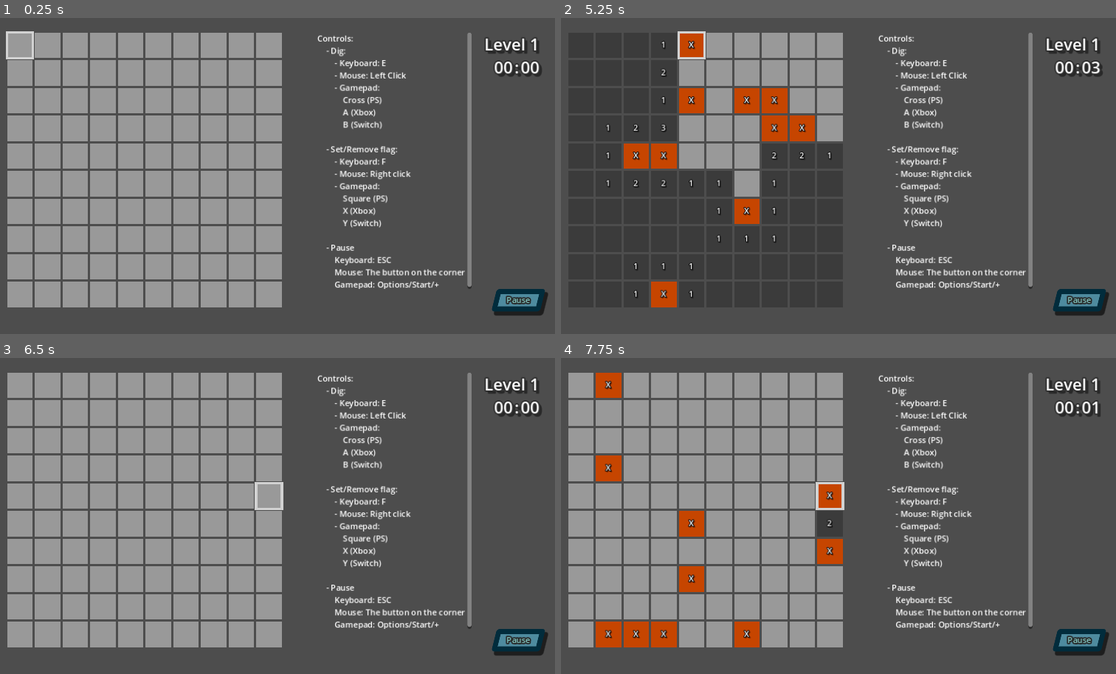
Above: before the commit, frames 1-4 (two rows, left to right).
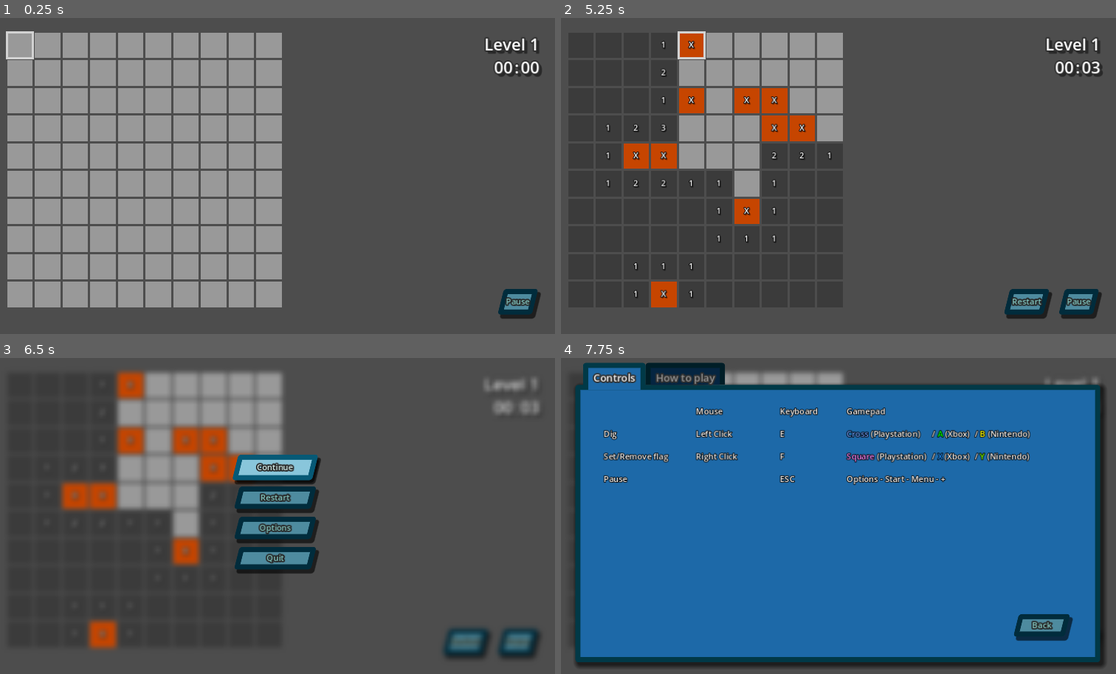
Above: after the commit, the same moments.

Repository: ClovCG/mine-project
Game: Godot game, scene res://Scenes/game.tscn
Same seed, same stepped clock (60 frames per second), same inputs: the game is played once before the commit and once after it.
Inputs (mouse positions are in pixels of both pictures, inside the frame that each line leads up to):
- Up to frame 1 (0.25 s): no input
- Up to frame 2 (5.25 s): click "Pause" at 0.5 s; click "Restart" at 1.25 s; tap Enter at 2 s; move the mouse to (583, 46) at 2.02 s; tap E (accept) at 2.1, 2.85, 3.8, 4.25, 4.35, 5.1 s; click (583, 46) at 2.17 s; tap Escape (start) at 2.75, 5 s; move the mouse to (610, 46) at 2.77 s; click (610, 46) at 2.92 s; move the mouse to (638, 46) at 3.52 s; tap F (set_flag) at 3.6 s; click (638, 46) at 3.67 s; move the mouse to (666, 46) at 4.27 s; click (666, 46) at 4.42 s; move the mouse to (694, 46) at 5.02 s; click (694, 46) at 5.17 s
- Up to frame 3 (6.5 s): tap Escape (start) at 5.65 s; click "Restart" at 5.75 s
- Up to frame 4 (7.75 s): click (838, 528) at 6.5 s, where only the run after the commit has a clickable "Options"; click (838, 497) at 7.25 s, where only the run after the commit has a clickable "Controls"

The runs differ from the first frame. In frame 1, 3.4% of the frame differs, in the area x 57-99%, y 4-96%; in frame 2, 4.1%; in frame 3, 40%; in frame 4, 88%, in the area x 1-99%, y 1-98%.

Commit message:
Modified game scene.

Diff:
--- /dev/null
+++ b/Scenes/PackedScenes/PauseMenu/controls_menu.tscn
@@ -0,0 +1,150 @@
+[gd_scene load_steps=10 format=3 uid="uid://bgtx6g811smyk"]
+
+[ext_resource type="Script" path="res://Scripts/PauseMenu/controls_menu.gd" id="1_ogip6"]
+[ext_resource type="Theme" uid="uid://dxgmy2frydty" path="res://Resources/UI/Button/button_theme.tres" id="2_glue1"]
+
+[sub_resource type="StyleBoxFlat" id="StyleBoxFlat_0lw2v"]
+content_margin_left = 40.0
+content_margin_top = 30.0
+content_margin_right = 30.0
+content_margin_bottom = 30.0
+bg_color = Color(0.114067, 0.410963, 0.65728, 1)
+border_width_left = 10
+border_width_top = 10
+border_width_right = 10
+border_width_bottom = 10
+border_color = Color(0.00486805, 0.223553, 0.277288, 1)
+corner_radius_top_left = 5
+corner_radius_top_right = 5
+corner_radius_bottom_right = 5
+corner_radius_bottom_left = 5
+shadow_size = 10
+shadow_offset = Vector2(5, 5)
+
+[sub_resource type="StyleBoxEmpty" id="StyleBoxEmpty_fc111"]
+
+[sub_resource type="StyleBoxFlat" id="StyleBoxFlat_k5d6i"]
+content_margin_left = 20.0
+content_margin_top = 15.0
+content_margin_right = 20.0
+bg_color = Color(0.0528584, 0.249479, 0.41635, 1)
+border_width_left = 10
+border_width_top = 10
+border_width_right = 10
+border_color = Color(0, 0.121569, 0.152941, 1)
+corner_radius_top_left = 5
+corner_radius_top_right = 5
+
+[sub_resource type="StyleBoxFlat" id="StyleBoxFlat_enxmp"]
+content_margin_left = 20.0
+content_margin_top = 15.0
+content_margin_right = 20.0
+bg_color = Color(0.113725, 0.411765, 0.658824, 1)
+border_width_left = 10
+border_width_top = 10
+border_width_right = 10
+border_color = Color(0.00392157, 0.223529, 0.278431, 1)
+corner_radius_top_left = 5
+corner_radius_top_right = 5
+expand_margin_bottom = 10.0
+
+[sub_resource type="StyleBoxFlat" id="StyleBoxFlat_ao21f"]
+content_margin_left = 20.0
+content_margin_top = 15.0
+content_margin_right = 20.0
+bg_color = Color(0.0187011, 0.146466, 0.25476, 1)
+border_width_left = 10
+border_width_top = 10
+border_width_right = 10
+border_color = Color(0.00129975, 0.119752, 0.154192, 1)
+corner_radius_top_left = 5
+corner_radius_top_right = 5
+
+[sub_resource type="Theme" id="Theme_u534j"]
+TabContainer/colors/font_outline_color = Color(0.188235, 0.188235, 0.188235, 1)
+TabContainer/colors/font_unselected_color = Color(0.564706, 0.564706, 0.564706, 1)
+TabContainer/constants/outline_size = 10
+TabContainer/font_sizes/font_size = 20
+TabContainer/styles/panel = SubResource("StyleBoxFlat_0lw2v")
+TabContainer/styles/tab_focus = SubResource("StyleBoxEmpty_fc111")
+TabContainer/styles/tab_hovered = SubResource("StyleBoxFlat_k5d6i")
+TabContainer/styles/tab_selected = SubResource("StyleBoxFlat_enxmp")
+TabContainer/styles/tab_unselected = SubResource("StyleBoxFlat_ao21f")
+
+[sub_resource type="StyleBoxEmpty" id="StyleBoxEmpty_t34ve"]
+
+[node name="ControlsMenu" type="TabContainer"]
+anchors_preset = 15
+anchor_right = 1.0
+anchor_bottom = 1.0
+offset_left = 64.0
+offset_top = 31.0
+offset_right = -64.0
+offset_bottom = -32.0
+grow_horizontal = 2
+grow_vertical = 2
+theme = SubResource("Theme_u534j")
+theme_override_constants/side_margin = 15
+theme_override_font_sizes/font_size = 20
+current_tab = 0
+script = ExtResource("1_ogip6")
+
+[node name="Controls" type="PanelContainer" parent="."]
+layout_mode = 2
+theme_override_styles/panel = SubResource("StyleBoxEmpty_t34ve")
+metadata/_tab_index = 0
+
+[node name="Controls_Text" type="RichTextLabel" parent="Controls"]
+layout_mode = 2
+theme_override_colors/default_color = Color(0.941176, 0.941176, 0.941176, 1)
+theme_override_constants/table_v_separation = 20
+theme_override_constants/table_h_separation = 30
+theme_override_constants/outline_size = 5
+theme_override_font_sizes/normal_font_size = 16
+bbcode_enabled = true
+text = "[table=4]
+	[cell][/cell][cell]Mouse	[/cell][cell]Keyboard		[/cell][cell]Gamepad[/cell]
+	[cell]Dig[/cell][cell]Left Click	[/cell][cell]E[/cell][cell][color=cornflowerblue]Cross [/color](Playstation) 		/ [color=green]A[/color] (Xbox)	/ [color=yellow]B[/color] (Nintendo)[/cell]
+	[cell]Set/Remove flag		[/cell][cell]Right Click				[/cell][cell]F[/cell][cell][color=violet]Square[/color] (Playstation)	/ [color=dodgerblue]X[/color] (Xbox)	/ [color=lawngreen]Y[/color] (Nintendo)[/cell]
+	[cell]Pause[/cell][cell][/cell][cell]ESC[/cell][cell]Options - Start - Menu - +[/cell]
+[/table]"
+drag_and_drop_selection_enabled = false
+
+[node name="HowToPlay" type="RichTextLabel" parent="."]
+visible = false
+layout_mode = 2
+theme_override_colors/default_color = Color(0.941176, 0.941176, 0.941176, 1)
+theme_override_constants/outline_size = 5
+theme_override_constants/line_separation = -2
+theme_override_font_sizes/normal_font_size = 20
+text = "The goal of this game is clearing all the tiles on the field without touching any mines.
+
+
+Each tile has a number indicating how many mines are on their immediately adjacent tiles. If the tile has no number, it means there are no mines around and will automatically clear its adjacent tiles as well.
+
+
+The level is cleared when all the tiles without mines are clear. This unlocks the next level, which has an extra mine.
+Clearing a tile with a mine will result in a game over and will reveal the location of all mines in the field.
+
+
+With this information in mind, I wish you good luck and happy digging!
+
+"
+metadata/_tab_index = 1
+
+[node name="Node2D" type="Node2D" parent="."]
+position = Vector2(860, 431)
+
+[node name="BackButton" type="Button" parent="Node2D"]
+anchors_preset = 8
+anchor_left = 0.5
+anchor_top = 0.5
+anchor_right = 0.5
+anchor_bottom = 0.5
+offset_top = 59.0
+offset_right = 100.0
+offset_bottom = 102.0
+grow_horizontal = 2
+grow_vertical = 2
+theme = ExtResource("2_glue1")
+text = "Back"
--- a/Scenes/PackedScenes/PauseMenu/options_menu.tscn
+++ b/Scenes/PackedScenes/PauseMenu/options_menu.tscn
@@ -18,3 +18,6 @@
 layout_mode = 2
 theme = ExtResource("1_1tiv2")
 text = "Back"
+
+[connection signal="gui_input" from="ControlsButton" to="." method="_on_controls_input_pressed"]
+[connection signal="pressed" from="ControlsButton" to="." method="_on_controls_pressed"]
--- a/Scenes/PackedScenes/PauseMenu/pause_menu.tscn
+++ b/Scenes/PackedScenes/PauseMenu/pause_menu.tscn
@@ -1,9 +1,10 @@
-[gd_scene load_steps=5 format=3 uid="uid://ck5r3o4fypx2n"]
+[gd_scene load_steps=6 format=3 uid="uid://ck5r3o4fypx2n"]
 
 [ext_resource type="Material" uid="uid://sx4trf4408mv" path="res://Resources/UI/PauseMenu/bg_material.tres" id="1_b2vau"]
 [ext_resource type="Script" path="res://Scripts/PauseMenu/pause_menu.gd" id="1_v670g"]
 [ext_resource type="Theme" uid="uid://dxgmy2frydty" path="res://Resources/UI/Button/button_theme.tres" id="2_30780"]
 [ext_resource type="PackedScene" uid="uid://cdhmib3fb0jq4" path="res://Scenes/PackedScenes/PauseMenu/options_menu.tscn" id="4_w0a2l"]
+[ext_resource type="PackedScene" uid="uid://bgtx6g811smyk" path="res://Scenes/PackedScenes/PauseMenu/controls_menu.tscn" id="5_uyplr"]
 
 [node name="PauseMenu" type="Control"]
 layout_mode = 3
@@ -74,6 +75,10 @@
 grow_horizontal = 2
 grow_vertical = 2
 
+[node name="ControlsMenu" parent="." instance=ExtResource("5_uyplr")]
+visible = false
+layout_mode = 1
+
 [connection signal="gui_input" from="PauseMenu_Main/ContinueButton" to="." method="_on_continue_input_pressed"]
 [connection signal="pressed" from="PauseMenu_Main/ContinueButton" to="." method="_on_continue_pressed"]
 [connection signal="gui_input" from="PauseMenu_Main/RestartButton" to="." method="_on_restart_input_pressed"]
--- a/Scenes/game.tscn
+++ b/Scenes/game.tscn
@@ -7,6 +7,7 @@
 [ext_resource type="Script" path="res://Scripts/PauseMenu/pause_button.gd" id="3_lhsww"]
 [ext_resource type="LabelSettings" uid="uid://dc77krh0acv41" path="res://Resources/UI/Timer/timer_label_settings.tres" id="4_5f4hn"]
 [ext_resource type="Script" path="res://Scripts/Timer/timer_ui.gd" id="4_x2sf4"]
+[ext_resource type="Script" path="res://Scripts/Level/next_level_button.gd" id="5_xpysv"]
 [ext_resource type="Script" path="res://Scripts/Level/level_ui.gd" id="6_aum0h"]
 [ext_resource type="PackedScene" uid="uid://ck5r3o4fypx2n" path="res://Scenes/PackedScenes/PauseMenu/pause_menu.tscn" id="8_cf6d8"]
 
@@ -18,25 +19,39 @@
 offset_top = 50.0
 offset_right = 550.0
 offset_bottom = 550.0
-focus_neighbor_right = NodePath("../PauseButton")
-focus_next = NodePath("../PauseButton")
-focus_previous = NodePath("../PauseButton")
 focus_mode = 2
 columns = 10
 script = ExtResource("2_kcg7k")
 rows = 10
 
-[node name="PauseButton" type="Button" parent="."]
-offset_left = 1000.0
+[node name="ButtonContainer" type="HBoxContainer" parent="."]
+custom_minimum_size = Vector2(200, 50)
+layout_direction = 3
+offset_left = -1080.0
 offset_top = 550.0
-offset_right = 1095.0
-offset_bottom = 592.0
-focus_neighbor_left = NodePath("../GridContainer")
-focus_next = NodePath("../GridContainer")
-focus_previous = NodePath("../GridContainer")
+offset_right = -880.0
+offset_bottom = 600.0
+focus_mode = 2
+theme_override_constants/separation = 30
+
+[node name="PauseButton" type="Button" parent="ButtonContainer"]
+layout_mode = 2
+size_flags_stretch_ratio = 2.85
+focus_neighbor_left = NodePath("../NextLevelButton")
+focus_previous = NodePath("../NextLevelButton")
 theme = ExtResource("3_1hsi1")
 text = "Pause"
 script = ExtResource("3_lhsww")
+
+[node name="NextLevelButton" type="Button" parent="ButtonContainer"]
+visible = false
+layout_mode = 2
+focus_neighbor_right = NodePath("../PauseButton")
+focus_next = NodePath("../../GridContainer")
+focus_previous = NodePath("../PauseButton")
+theme = ExtResource("3_1hsi1")
+text = "Next Level"
+script = ExtResource("5_xpysv")
 
 [node name="IngameTimer" type="Node" parent="."]
 script = ExtResource("3_7rdib")
@@ -83,46 +98,6 @@
 horizontal_alignment = 2
 script = ExtResource("6_aum0h")
 
-[node name="TODOText" type="RichTextLabel" parent="."]
-visible = false
-offset_left = 655.0
-offset_top = 351.0
-offset_right = 956.0
-offset_bottom = 595.0
-text = "TODO:
-	- How to play menu
-	- On win/lose:
-		- Show restart/next level button
-		- Show exit button
-		- Block pause"
-
-[node name="ControlsText" type="RichTextLabel" parent="."]
-offset_left = 655.0
-offset_top = 50.0
-offset_right = 956.0
-offset_bottom = 550.0
-text = "Controls:
-	- Dig:
-		- Keyboard: E
-		- Mouse: Left Click
-		- Gamepad:
-			Cross (PS)
-			A (Xbox)
-			B (Switch)
-
-	- Set/Remove flag:
-		- Keyboard: F
-		- Mouse: Right click
-		- Gamepad:
-			Square (PS)
-			X (Xbox)
-			Y (Switch)
-
-	- Pause
-		Keyboard: ESC
-		Mouse: The button on the corner
-		Gamepad: Options/Start/+"
-
 [node name="PauseMenu" parent="." instance=ExtResource("8_cf6d8")]
 visible = false
 anchors_preset = 0
@@ -133,5 +108,7 @@
 grow_horizontal = 1
 grow_vertical = 1
 
-[connection signal="gui_input" from="PauseButton" to="PauseButton" method="_on_pause_button_input_pressed"]
-[connection signal="pressed" from="PauseButton" to="PauseButton" method="_on_pause_button_pressed"]
+[connection signal="gui_input" from="ButtonContainer/PauseButton" to="ButtonContainer/PauseButton" method="_on_pause_button_input_pressed"]
+[connection signal="pressed" from="ButtonContainer/PauseButton" to="ButtonContainer/PauseButton" method="_on_pause_button_pressed"]
+[connection signal="gui_input" from="ButtonContainer/NextLevelButton" to="ButtonContainer/NextLevelButton" method="_on_next_level_input_pressed"]
+[connection signal="pressed" from="ButtonContainer/NextLevelButton" to="ButtonContainer/NextLevelButton" method="_on_next_level_pressed"]
--- a/Scripts/Game/mine_grid.gd
+++ b/Scripts/Game/mine_grid.gd
@@ -11,7 +11,8 @@
 var tiles_dict: Dictionary = {} # "mine_position": MineTile
 
 @onready var timer: IngameTimer = $"../IngameTimer"
-@onready var pause_button: PauseButton = $"../PauseButton"
+@onready var next_level_button: Button = $"../ButtonContainer/NextLevelButton"
+@onready var pause_button: PauseButton = $"../ButtonContainer/PauseButton"
 @onready var pause_menu: PauseMenu = $"../PauseMenu"
 
 # Called when the node enters the scene tree for the first time.
@@ -98,3 +99,14 @@
 	timer.stopped = true
 	for mine_pos in mine_position:
 		tiles_dict[str(mine_pos)].show_tile()
+
+	# Show the next level button and set the focus neighbors accordingly
+	next_level_button.visible = true
+	next_level_button.focus_previous = NodePath(tiles_dict["99"].get_path())
+	next_level_button.focus_next = NodePath(pause_button.get_path())
+	next_level_button.focus_neighbor_left = NodePath(tiles_dict["99"].get_path())
+	next_level_button.focus_neighbor_right = NodePath(pause_button.get_path())
+	pause_button.focus_previous = NodePath(next_level_button.get_path())
+	pause_button.focus_neighbor_left = NodePath(next_level_button.get_path())
+
+	next_level_button.text = "Next Level" if Game.game_state == Game.GAME_STATE.CLEARED else "Restart"
--- /dev/null
+++ b/Scripts/Level/next_level_button.gd
@@ -0,0 +1,10 @@
+class_name NextLevelButton extends Button
+
+
+# SIGNAL METHODS #
+func _on_next_level_pressed() -> void:
+	Game.restart()
+
+func _on_next_level_input_pressed(event: InputEvent) -> void:
+	if InputMap.event_is_action(event, "accept") and event.is_pressed():
+		Game.restart()
--- /dev/null
+++ b/Scripts/PauseMenu/controls_menu.gd
@@ -0,0 +1,20 @@
+class_name ControlsMenu extends TabContainer
+
+var options_container: OptionsMenu
+
+@onready var controls_container: PanelContainer = $Controls
+@onready var howtoplay_container: RichTextLabel = $HowToPlay
+@onready var back_button: Button = $Node2D/BackButton
+
+# Called when the node enters the scene tree for the first time.
+func _ready() -> void:
+	options_container = get_node_or_null("../OptionsMenu")
+	set_tab_title(0, "Controls")
+	set_tab_title(1, "How to play")
+	back_button.connect("pressed", func(): options_container._on_return_to_options_pressed())
+	back_button.connect("gui_input", func(event: InputEvent): options_container._on_return_to_options_input_pressed(event))
+
+func show_controls_menu() -> void:
+	options_container.visible = false
+	self.visible = true
+	self.get_tab_bar().grab_focus()
--- a/Scripts/PauseMenu/options_menu.gd
+++ b/Scripts/PauseMenu/options_menu.gd
@@ -1,11 +1,37 @@
 class_name OptionsMenu extends VBoxContainer
 
-var menu_container: PauseMenu
+var pause_menu: PauseMenu
+var controls_container: ControlsMenu
 
 @onready var controls_button: Button = $ControlsButton
 @onready var back_button: Button = $BackButton
 
 func _ready() -> void:
-	menu_container = get_parent_control()
-	back_button.connect("pressed", func(): menu_container._on_return_to_menu_pressed())
-	back_button.connect("gui_input", func(event: InputEvent): menu_container._on_return_to_menu_input_pressed(event))
+	pause_menu = get_parent_control()
+	controls_container = get_node_or_null("../ControlsMenu")
+	back_button.connect("pressed", func(): pause_menu._on_return_to_menu_pressed())
+	back_button.connect("gui_input", func(event: InputEvent): pause_menu._on_return_to_menu_input_pressed(event))
+
+func show_options_menu() -> void:
+	pause_menu.menu_container.visible = false
+	self.visible = true
+	back_button.grab_focus()
+
+# SIGNAL METHODS #
+func _on_controls_pressed() -> void:
+	controls_container.show_controls_menu()
+
+func _on_controls_input_pressed(event: InputEvent) -> void:
+	if InputMap.event_is_action(event, "accept") and event.is_pressed():
+		controls_container.show_controls_menu()
+
+func _on_return_to_options_pressed() -> void:
+	controls_container.visible = false
+	self.visible = true
+	controls_button.grab_focus()
+
+func _on_return_to_options_input_pressed(event: InputEvent) -> void:
+	if InputMap.event_is_action(event, "accept") and event.is_pressed():
+		controls_container.visible = false
+		self.visible = true
+		controls_button.grab_focus()
--- a/Scripts/PauseMenu/pause_button.gd
+++ b/Scripts/PauseMenu/pause_button.gd
@@ -1,6 +1,6 @@
 class_name PauseButton extends Button
 
-@onready var pause_menu: PauseMenu = $"../PauseMenu"
+@onready var pause_menu: PauseMenu = $"../../PauseMenu"
 
 # Called when the node enters the scene tree for the first time.
 func _ready() -> void:
--- a/Scripts/PauseMenu/pause_menu.gd
+++ b/Scripts/PauseMenu/pause_menu.gd
@@ -1,12 +1,12 @@
 class_name PauseMenu extends Control
-
-const options_menu_preload: PackedScene = preload("res://Scenes/PackedScenes/PauseMenu/options_menu.tscn")
 
 var prev_focus_node: Control
 var prev_game_state: int
 
 @onready var menu_container: VBoxContainer = $PauseMenu_Main
 @onready var options_container: OptionsMenu = $OptionsMenu
+@onready var controls_container: ControlsMenu = $ControlsMenu
+
 @onready var continue_button: Button = $PauseMenu_Main/ContinueButton
 @onready var restart_button: Button = $PauseMenu_Main/RestartButton
 @onready var options_button: Button = $PauseMenu_Main/OptionsButton
@@ -41,6 +41,7 @@
 	prev_focus_node.grab_focus()
 	Game.update_game_state(prev_game_state)
 	options_container.visible = false
+	controls_container.visible = false
 	self.visible = false
 
 func show_options_menu() -> void:
@@ -66,11 +67,11 @@
 
 
 func _on_options_pressed() -> void:
-	show_options_menu()
+	options_container.show_options_menu()
 
 func _on_options_input_pressed(event: InputEvent) -> void:
 	if InputMap.event_is_action(event, "accept") and event.is_pressed():
-		show_options_menu()
+		options_container.show_options_menu()
 
 func _on_return_to_menu_pressed() -> void:
 	options_container.visible = false
--- a/project.godot
+++ b/project.godot
@@ -18,7 +18,7 @@
 [autoload]
 
 Game="*res://Scripts/Game/game.gd"
-Utils="*res://Scripts/Misc/utils.gd"
+Utils="*res://Scripts/Globals/Misc/utils.gd"
 
 [debug]
 
Not shown: 1 places in Scenes/game.tscn that only renumber resources
Renamed: Scripts/Misc/utils.gd -> Scripts/Globals/Misc/utils.gd
